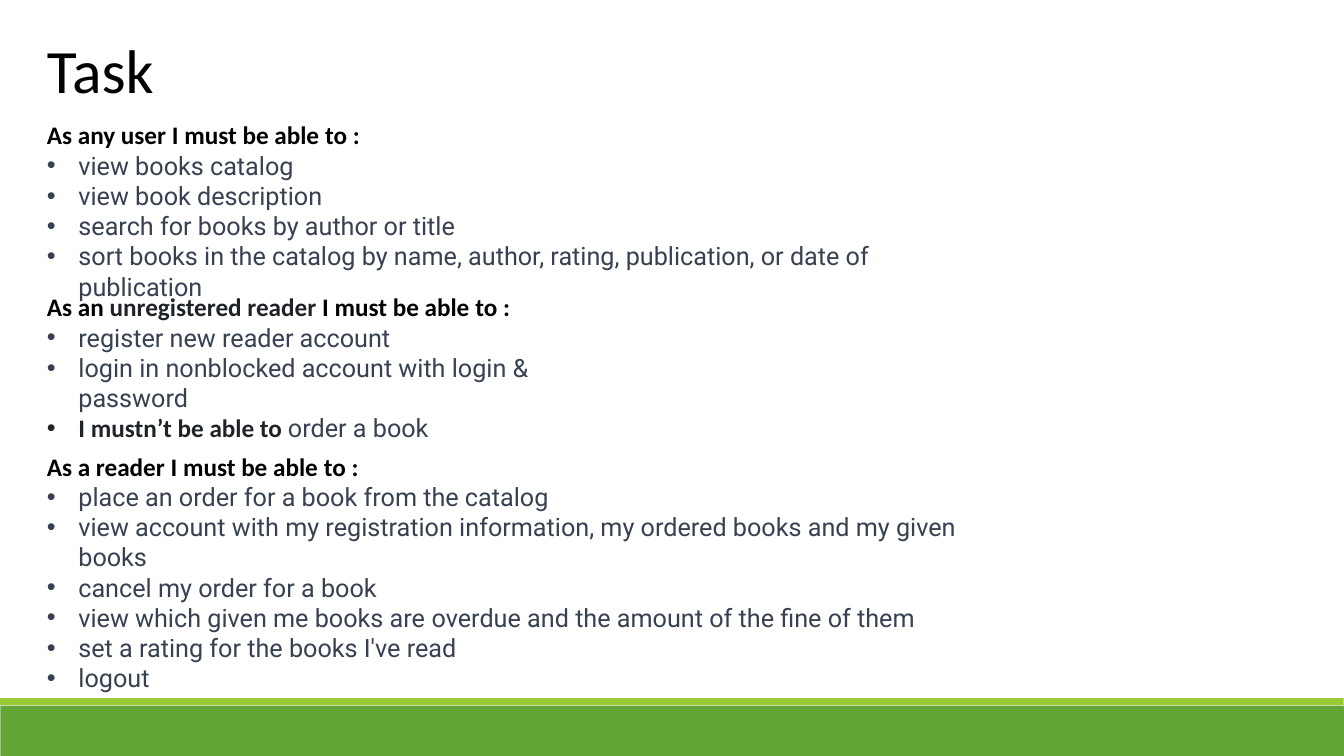
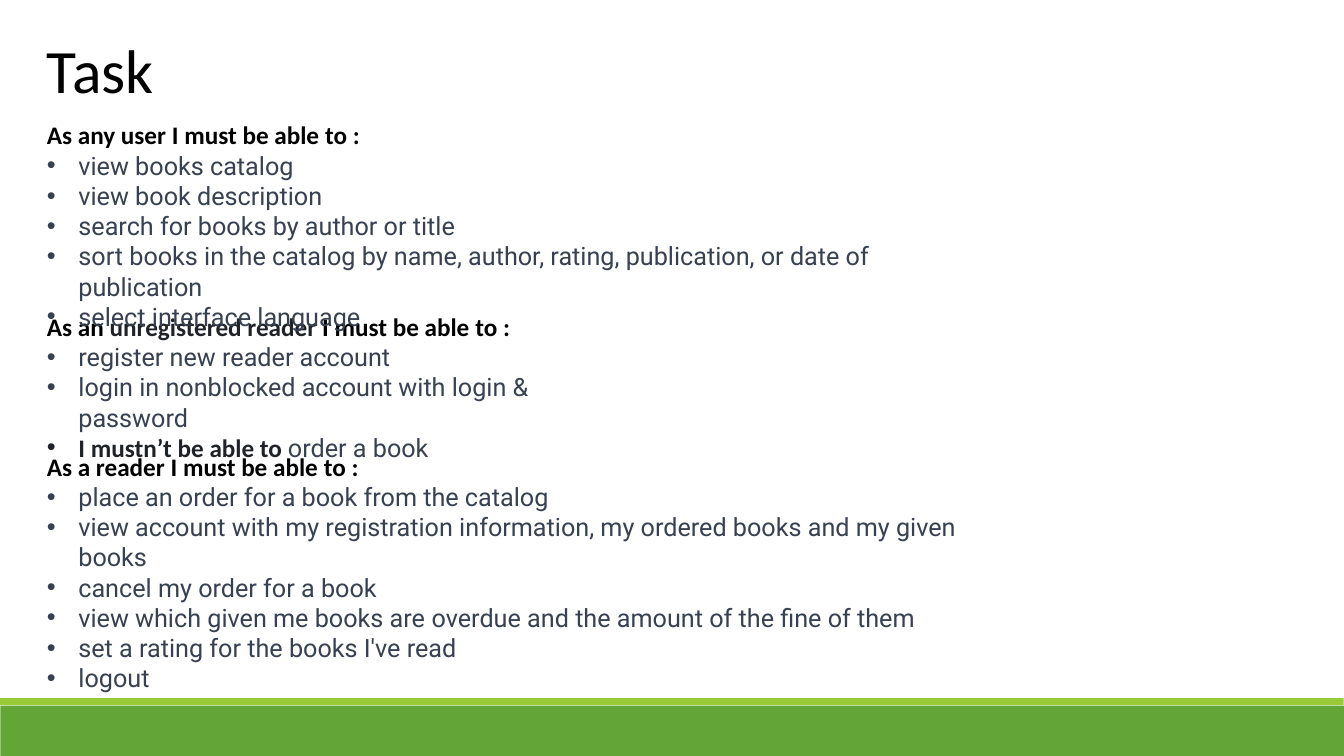
Before and after one commit to benzol45/EPAM_final_project, a slide deck: slide 2 of Library.pptx. Drawn at 1344x756 pixels with LibreOffice and Linux fonts; fonts in the diff are those of the drawing. Boxes give left, top, right and bottom in pixels: in the first picture for what was removed or moved away, otherwise in the second. Text is boxed around its words. In the diff, an @@ line names an element or a change of style, - is before the commit and + after.

```diff
--- a/Library.pptx
+++ b/Library.pptx
@@ text at box(47, 126, 869, 301): paragraph added @@
+• select interface language
@@ text "As an unregistered reader I ..." rewrapped from box(47, 296, 507, 438) to box(47, 315, 507, 463) @@
```
Also in this commit, not shown: 10 other files.
